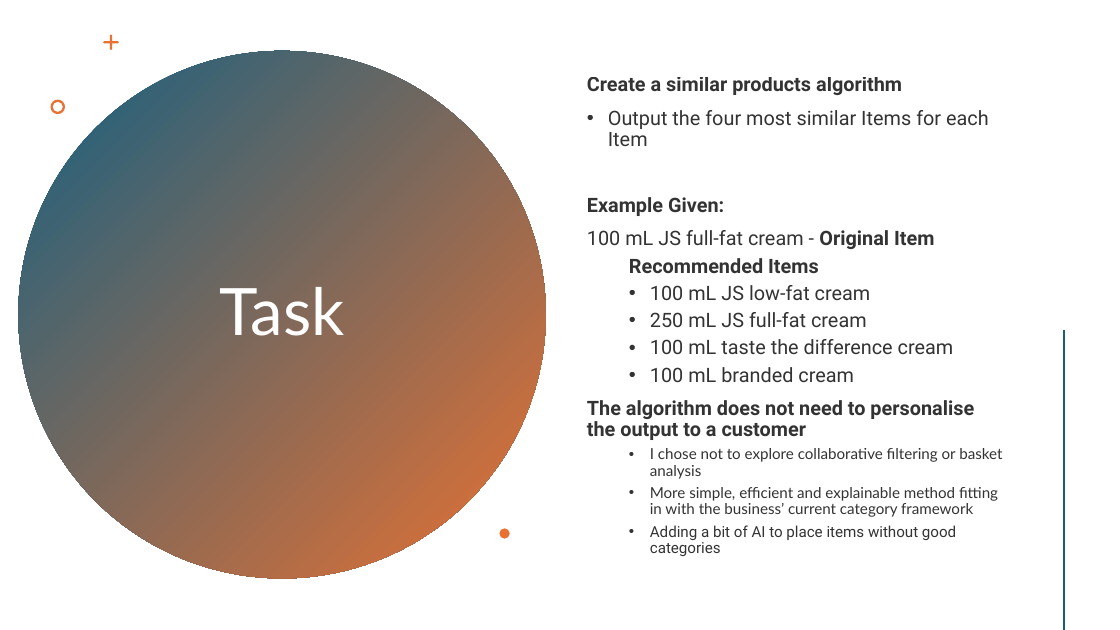
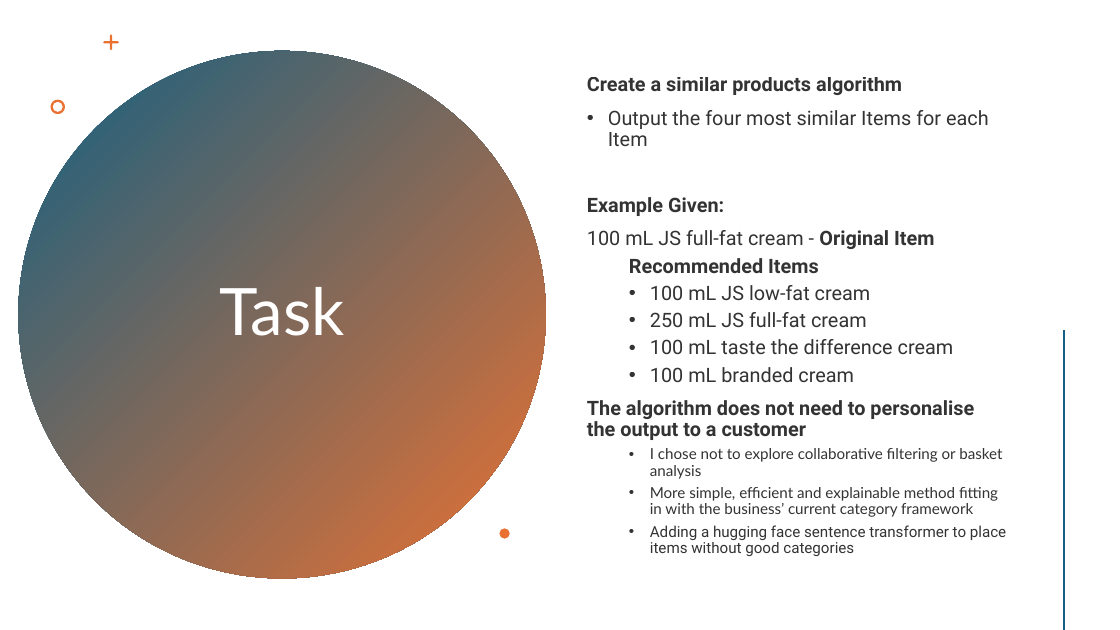
Before and after one commit to lrcode97/item_recommendations_retail, a slide deck: slide 2 of presentation.pptx. Drawn at 1120x630 pixels with LibreOffice and Linux fonts; fonts in the diff are those of the drawing. Boxes give left, top, right and bottom in pixels: in the first picture for what was removed or moved away, otherwise in the second. Text is boxed around its words. In the diff, an @@ line names an element or a change of style, - is before the commit and + after.

```diff
--- a/presentation.pptx
+++ b/presentation.pptx
@@ text at bbox=[650, 525, 1006, 556]: text changed @@
-  • Adding a bit of AI to place items without good categories
+  • Adding a hugging face sentence transformer to place items without good categories
```
Also in this commit, not shown: 5 other slides changed, 1 slide added.
